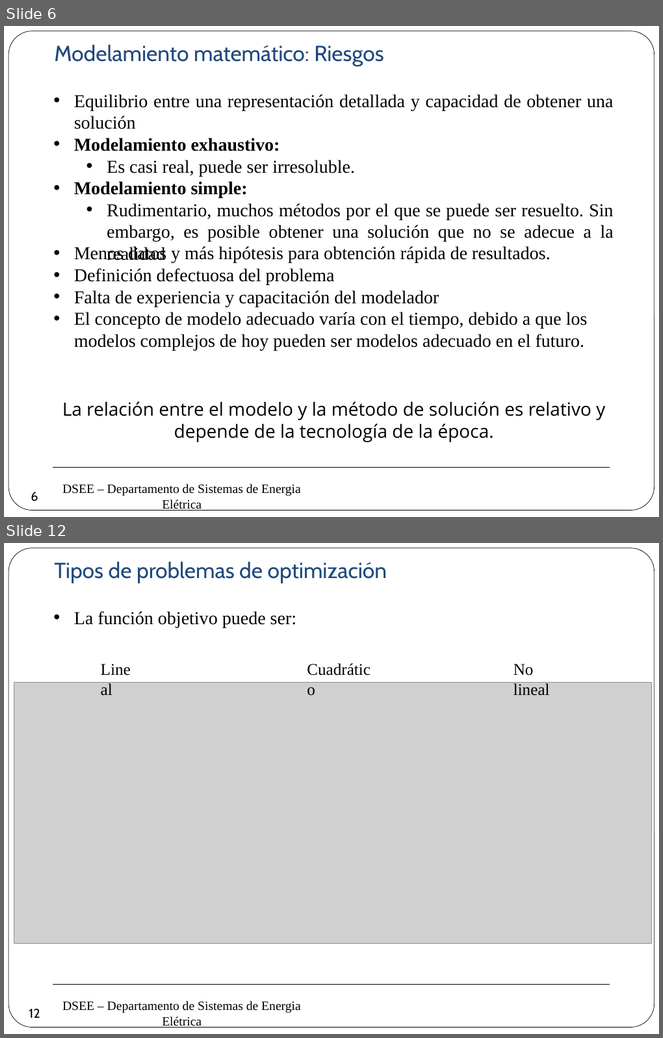
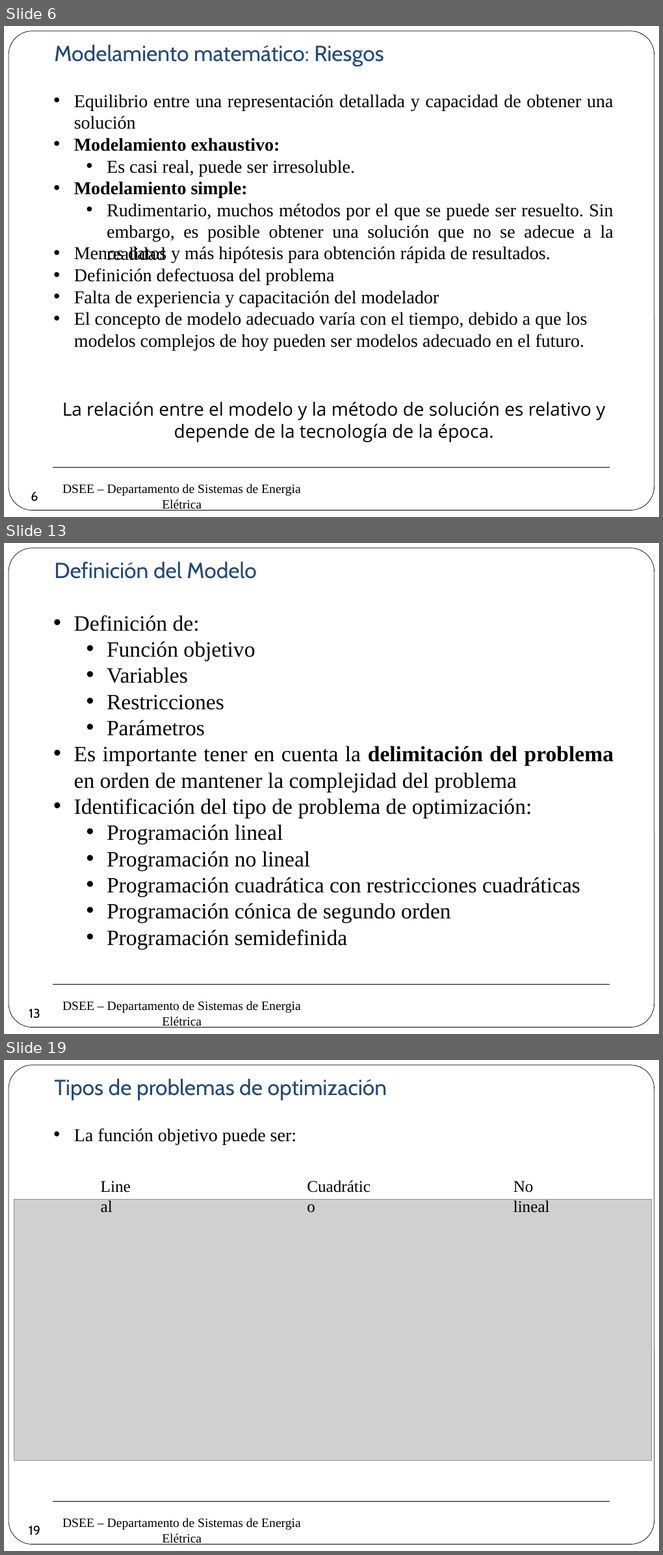
Before and after one commit to erikfilias/Power-Systems-Optimization-using-Julia-Language, a slide deck: 1. Lectures/Introducción a la Optimización aplicada a Sistemas de Energía Eléctrica/Dia 1/2. Modelamiento & Optimizaciónv2.pptx. Shown one above the other, each under a label of ours: slides 6 and 12 before the commit, slides 6, 13 and 19 after it; the slides between them are not shown. The pictures are 663x1038 and 663x1555 pixels, drawn with LibreOffice and Linux fonts; fonts in the diff are those of the drawing; grey boxes stand for pictures; background and template pictures are left out. Boxes give left, top, right and bottom in pixels: in the first picture for what was removed or moved away, otherwise in the second. Text is boxed around its words. In the diff, an @@ line names an element or a change of style, - is before the commit and + after.

```diff
--- a/1. Lectures/Introducción a la Optimización aplicada a Sistemas de Energía Eléctrica/Dia 1/2. Modelamiento & Optimizaciónv2.pptx
+++ b/1. Lectures/Introducción a la Optimización aplicada a Sistemas de Energía Eléctrica/Dia 1/2. Modelamiento & Optimizaciónv2.pptx
@@ slide 13 added at [4, 543, 659, 1034], background #FFFFFF; not listed: 3 template elements that a slide beside it also shows @@
@@ text added at [54, 561, 256, 579], 24 pt, text #1F497D @@
+Definición del Modelo
@@ text added at [74, 615, 614, 949], 24 pt, text #000000 @@
+• Definición de:
+  • Función objetivo
+  • Variables
+  • Restricciones
+  • Parámetros
+• Es importante tener en cuenta la delimitación del problema en orden de mantener la complejidad del problema
+• Identificación del tipo de problema de optimización:
+  • Programación lineal
+  • Programación no lineal
+  • Programación cuadrática con restricciones cuadráticas
+  • Programación cónica de segundo orden
+  • Programación semidefinida
@@ page number added at [22, 1001, 48, 1026], 14 pt, text #000000 @@
+13
@@ what was slide 12 is now slide 19 @@
@@ page number at [29, 1526, 40, 1535]: text changed @@
-12
+19
```
Also in this commit, not shown: 5 slides changed, 6 other slides added.
